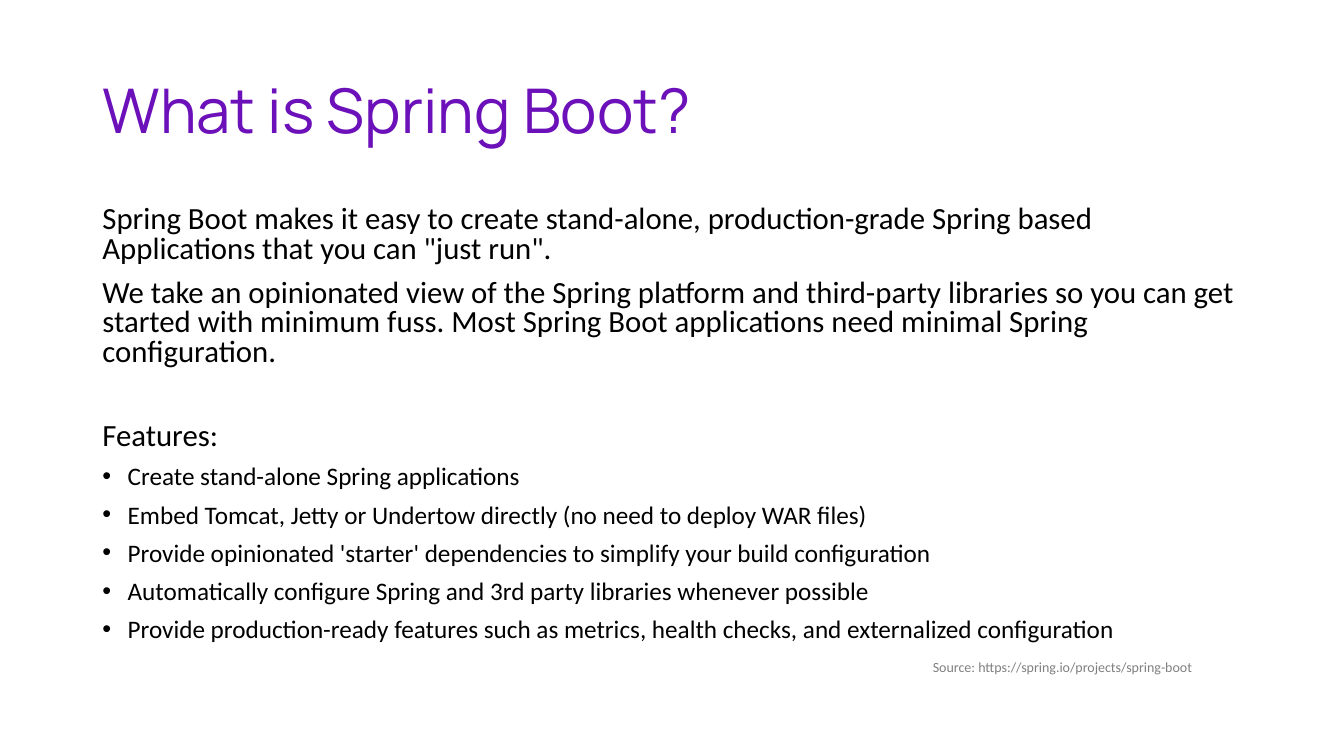
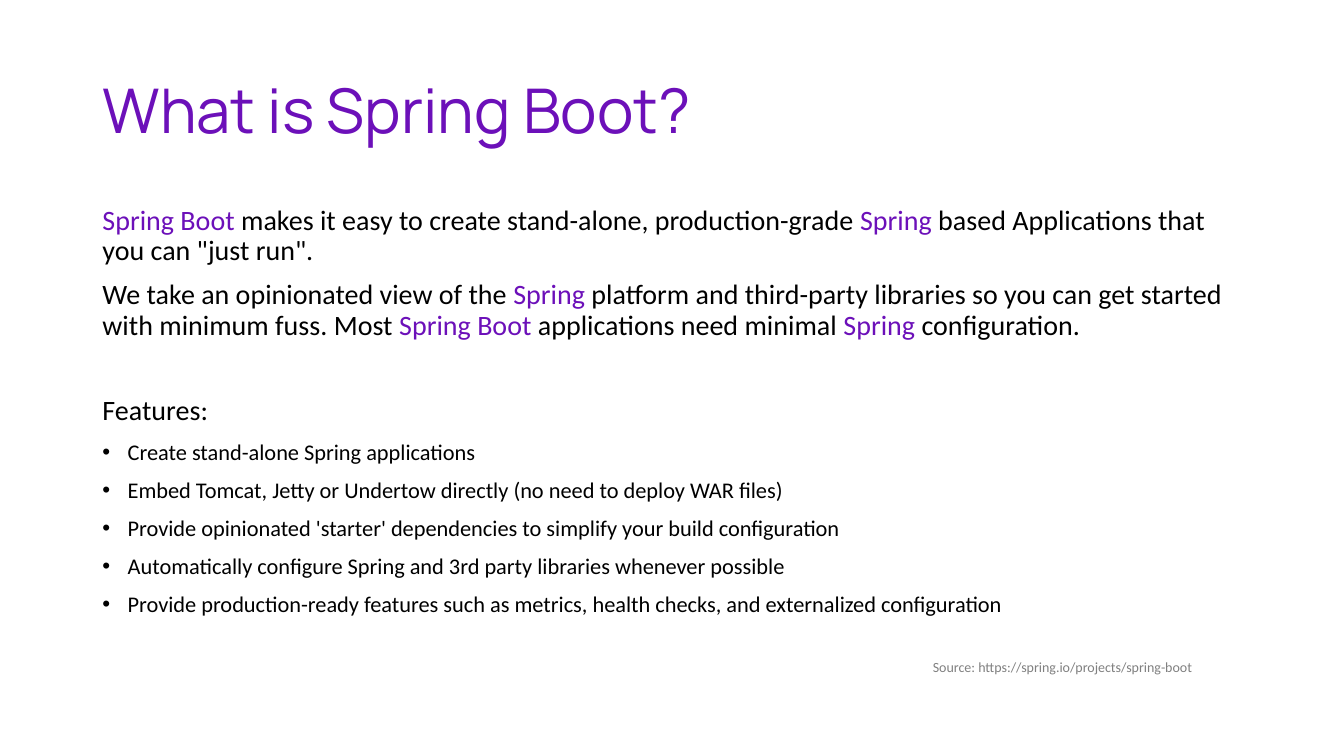
Before and after one commit to adrian-machnicki/SpringWorkshopForInterns, a slide deck: slide 5 of docs/SpringWorkshopWithAdrian.pptx. Drawn at 1344x756 pixels with LibreOffice and Linux fonts; fonts in the diff are those of the drawing. Boxes give left, top, right and bottom in pixels: in the first picture for what was removed or moved away, otherwise in the second. Text is boxed around its words. In the diff, an @@ line names an element or a change of style, - is before the commit and + after.

```diff
--- a/docs/SpringWorkshopWithAdrian.pptx
+++ b/docs/SpringWorkshopWithAdrian.pptx
@@ text "Spring Boot makes it easy ..." at [102,210,1222,616]: size 22 to 20 pt in "Spring Boot makes it easy to create ...", "We take an opinionated view of the ...", "Features:"; text colour #000000 to #6C10B9 in "Spring Boot Spring", "Spring Spring Boot Spring"; size 18 to 16 pt in "Create stand-alone Spring applications", "Embed Tomcat, Jetty or Undertow directly (no ...", "Provide opinionated 'starter' dependencies to simplify your ...", "Automatically configure Spring and 3rd party libraries ..." and 1 more places; line spacing 0.8 to 0.9 @@
```
Also in this commit, not shown: 5 other slides changed, 1 slide added, 10 other files.
